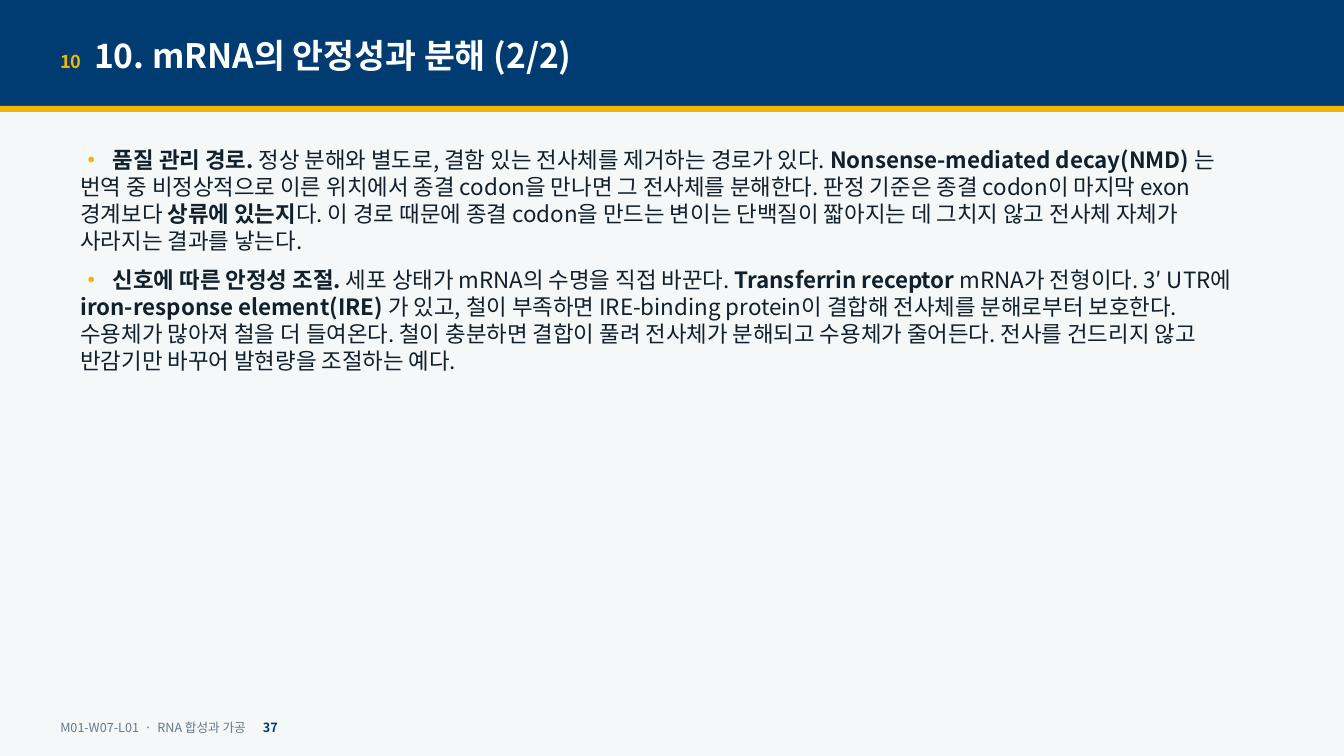
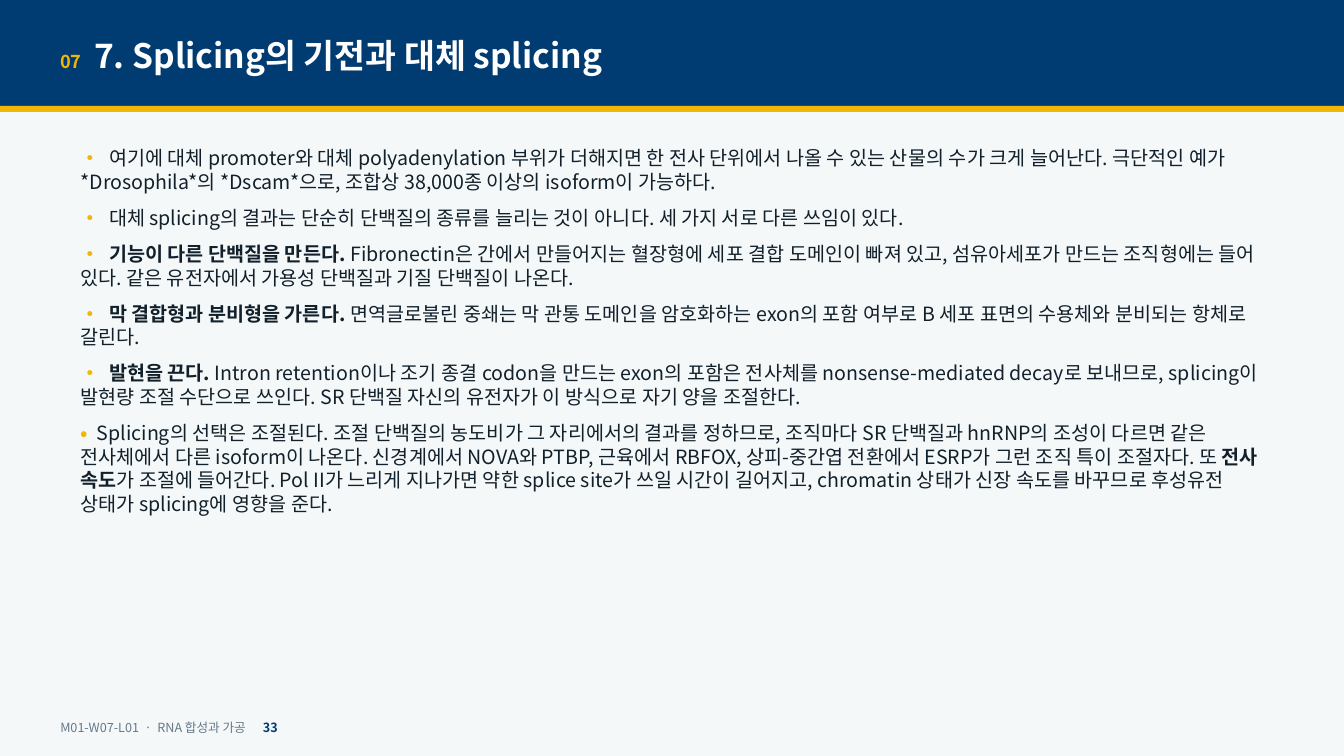
Before and after one commit to hoperiasd2/hoperiasd2.github.io, a slide deck: slide 33 of curriculum/M01/W07/L01/slides.pptx (slide 37 before the commit). Drawn at 1344x756 pixels with LibreOffice and Linux fonts; fonts in the diff are those of the drawing. Boxes give left, top, right and bottom in pixels: in the first picture for what was removed or moved away, otherwise in the second. Text is boxed around its words. In the diff, an @@ line names an element or a change of style, - is before the commit and + after.

```diff
--- a/curriculum/M01/W07/L01/slides.pptx
+++ b/curriculum/M01/W07/L01/slides.pptx
@@ text at (x1=60, y1=39, x2=603, y2=76): text changed @@
-10 10. mRNA의 안정성과 분해 (2/2)
+07 7. Splicing의 기전과 대체 splicing
@@ text at (x1=80, y1=148, x2=1258, y2=516): text changed; size 16 to 14 pt @@
-• 품질 관리 경로. 정상 분해와 별도로, 결함 있는 전사체를 제거하는 경로가 있다. Nonsense-mediated decay(NMD) 는 번역 중 비정상적으로 이른 위치에서 종결 codon을 만나면 그 전사체를 분해한다. 판정 기준은 종결 codon이 마지막 exon 경계보다 상류에 있는지다. 이 경로 때문에 종결 codon을 만드는 변이는 단백질이 짧아지는 데 그치지 않고 전사체 자체가 사라지는 결과를 낳는다.
-• 신호에 따른 안정성 조절. 세포 상태가 mRNA의 수명을 직접 바꾼다. Transferrin receptor mRNA가 전형이다. 3′ UTR에 iron-response element(IRE) 가 있고, 철이 부족하면 IRE-binding protein이 결합해 전사체를 분해로부터 보호한다. 수용체가 많아져 철을 더 들여온다. 철이 충분하면 결합이 풀려 전사체가 분해되고 수용체가 줄어든다. 전사를 건드리지 않고 반감기만 바꾸어 발현량을 조절하는 예다.
+• 여기에 대체 promoter와 대체 polyadenylation 부위가 더해지면 한 전사 단위에서 나올 수 있는 산물의 수가 크게 늘어난다. 극단적인 예가 *Drosophila*의 *Dscam*으로, 조합상 38,000종 이상의 isoform이 가능하다.
+• 대체 splicing의 결과는 단순히 단백질의 종류를 늘리는 것이 아니다. 세 가지 서로 다른 쓰임이 있다.
+• 기능이 다른 단백질을 만든다. Fibronectin은 간에서 만들어지는 혈장형에 세포 결합 도메인이 빠져 있고, 섬유아세포가 만드는 조직형에는 들어 있다. 같은 유전자에서 가용성 단백질과 기질 단백질이 나온다.
+• 막 결합형과 분비형을 가른다. 면역글로불린 중쇄는 막 관통 도메인을 암호화하는 exon의 포함 여부로 B 세포 표면의 수용체와 분비되는 항체로 갈린다.
+• 발현을 끈다. Intron retention이나 조기 종결 codon을 만드는 exon의 포함은 전사체를 nonsense-mediated decay로 보내므로, splicing이 발현량 조절 수단으로 쓰인다. SR 단백질 자신의 유전자가 이 방식으로 자기 양을 조절한다.
+• Splicing의 선택은 조절된다. 조절 단백질의 농도비가 그 자리에서의 결과를 정하므로, 조직마다 SR 단백질과 hnRNP의 조성이 다르면 같은 전사체에서 다른 isoform이 나온다. 신경계에서 NOVA와 PTBP, 근육에서 RBFOX, 상피-중간엽 전환에서 ESRP가 그런 조직 특이 조절자다. 또 전사 속도가 조절에 들어간다. Pol II가 느리게 지나가면 약한 splice site가 쓰일 시간이 길어지고, chromatin 상태가 신장 속도를 바꾸므로 후성유전 상태가 splicing에 영향을 준다.
@@ text at (x1=60, y1=721, x2=278, y2=733): text changed @@
-M01-W07-L01 · RNA 합성과 가공 37
+M01-W07-L01 · RNA 합성과 가공 33
```
Also in this commit, not shown: 48 other slides changed, 7 slides added, 7 other files.
